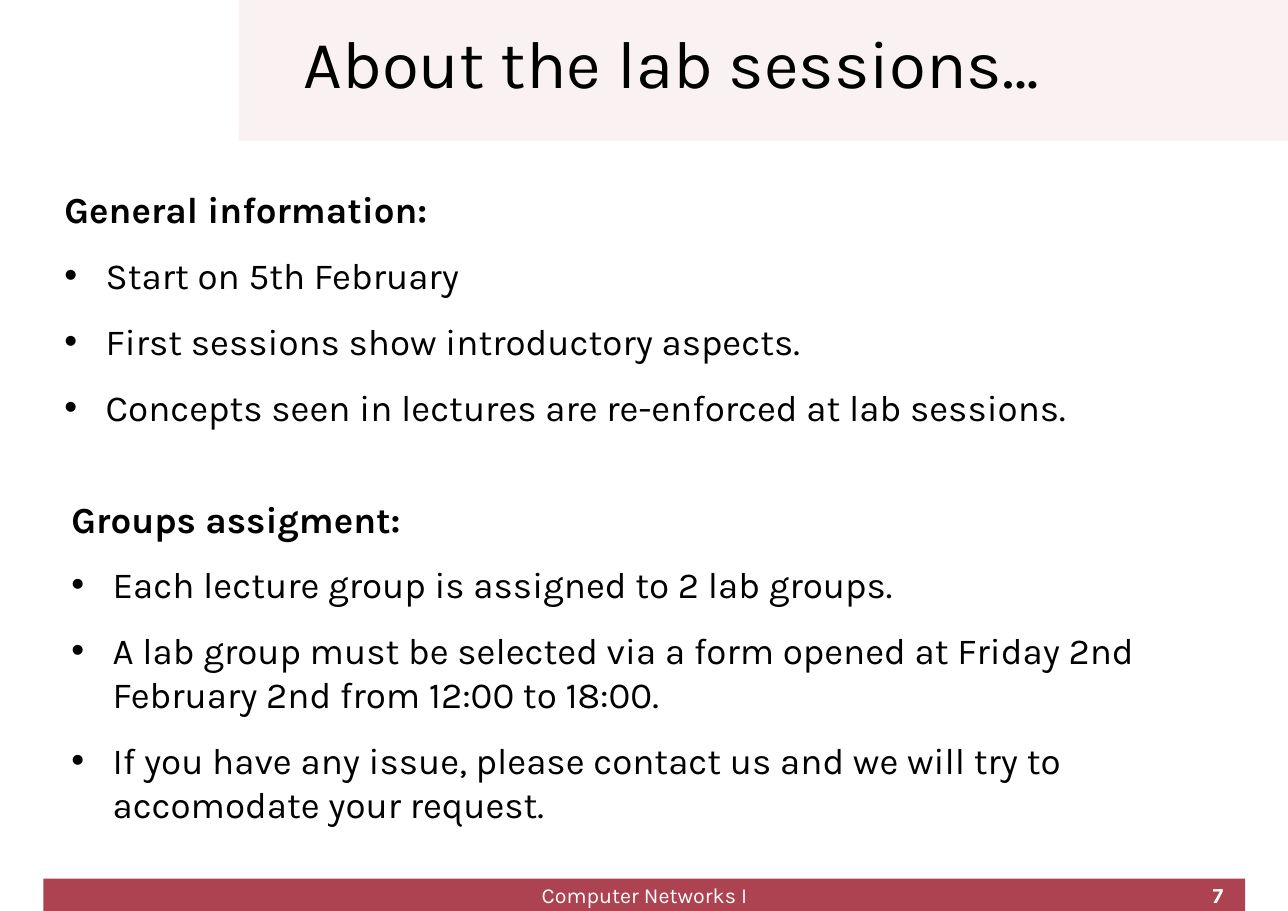
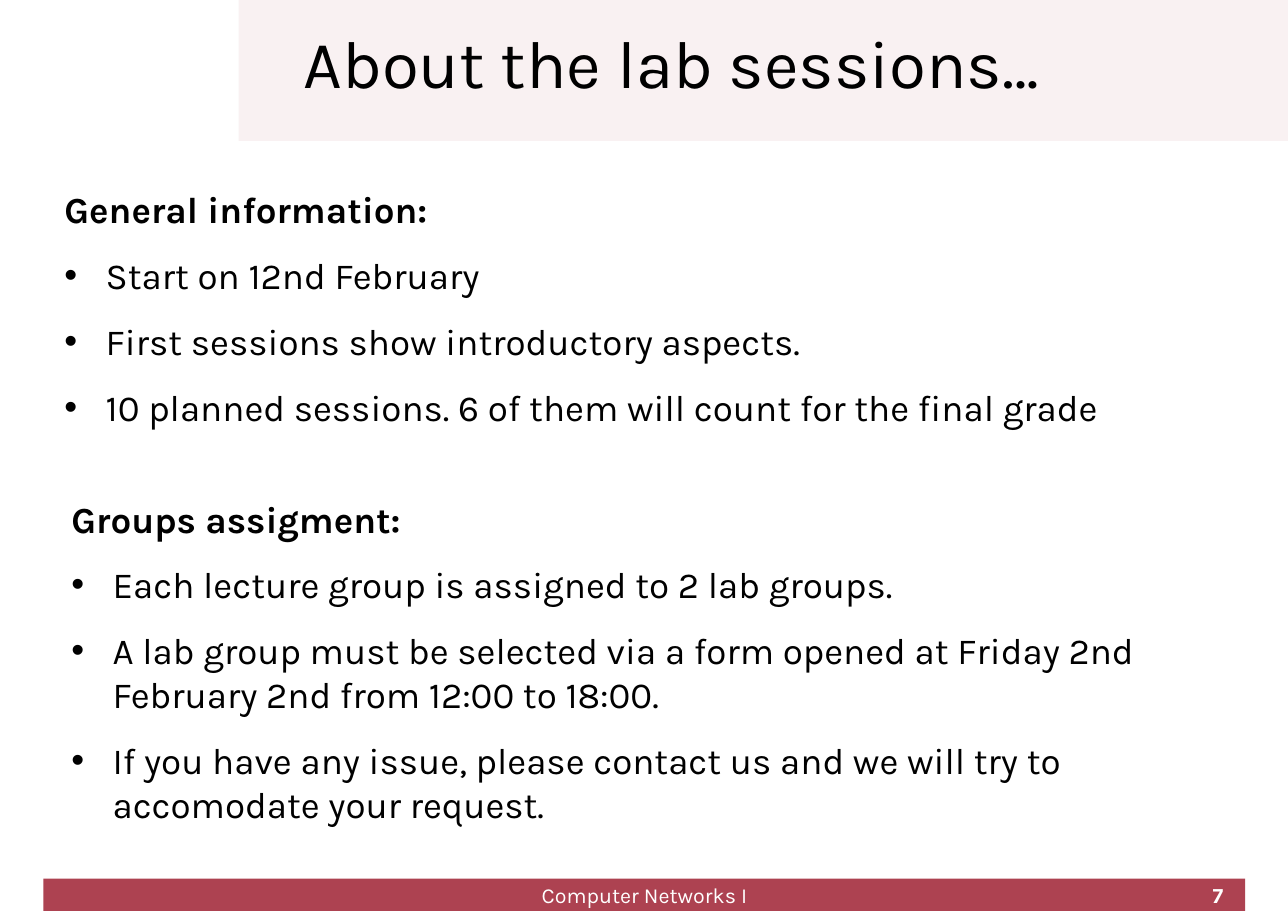
Before and after one commit to cletomartin/redes1, a slide deck: slide 7 of slides/presentation.odp. Drawn at 1288x911 pixels with LibreOffice and Linux fonts; fonts in the diff are those of the drawing; background and template pictures are left out. Boxes give left, top, right and bottom in pixels: in the first picture for what was removed or moved away, otherwise in the second. Text is boxed around its words. In the diff, an @@ line names an element or a change of style, - is before the commit and + after.

```diff
--- a/slides/presentation.odp
+++ b/slides/presentation.odp
@@ text at bbox=[106, 264, 480, 298]: text changed @@
-• Start on 5th February
+• Start on 12nd February
@@ text at bbox=[106, 395, 1098, 430]: text changed @@
-• Concepts seen in lectures are re-enforced at lab sessions.
+• 10 planned sessions. 6 of them will count for the final grade
```
Also in this commit, not shown: 3 other slides changed, 2 slides added, 1 other file.
